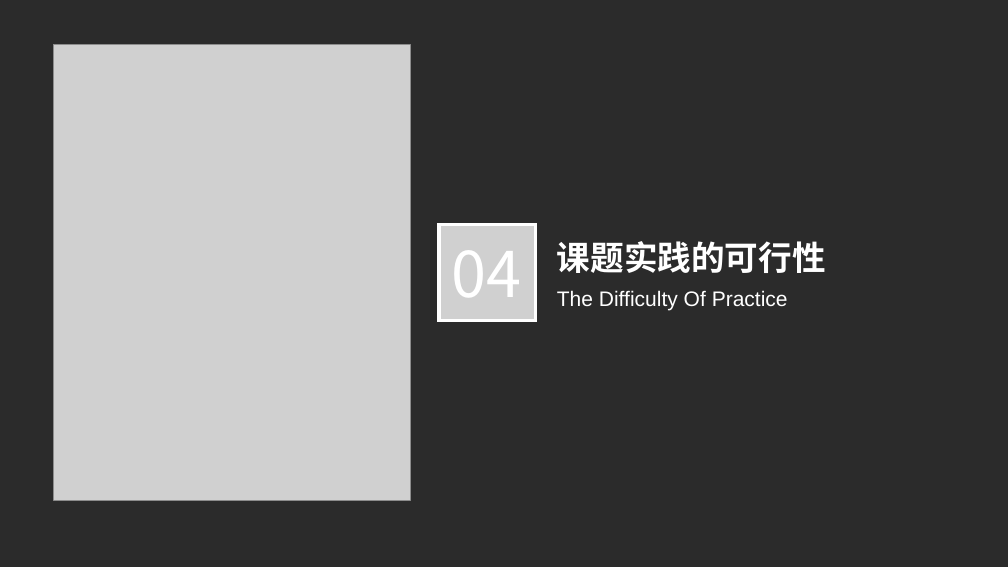
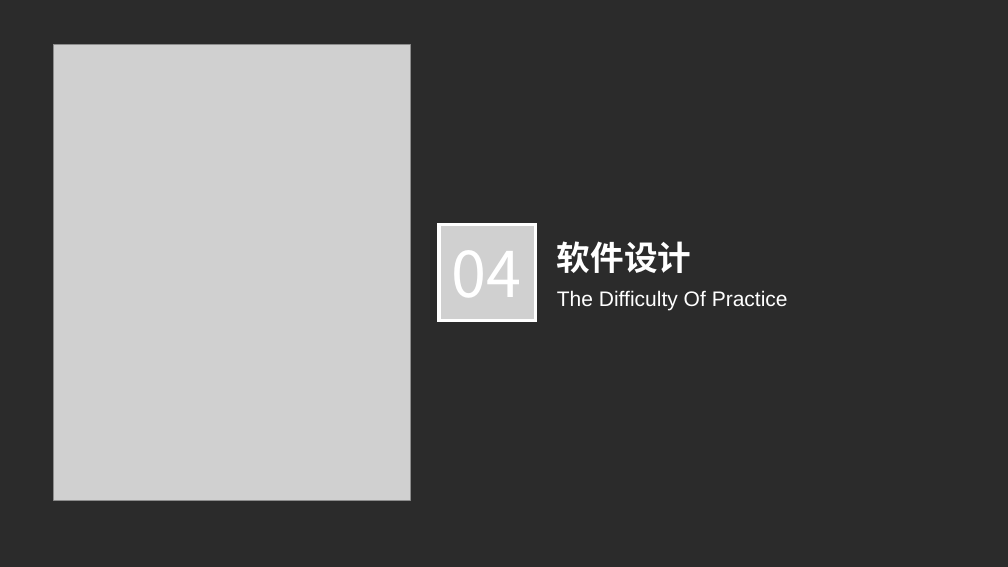
Before and after one commit to zjermery/MulFuncPerCalendar, a slide deck: slide 15 of Dods/论文/毕业论文答辩模板 (5).pptx. Drawn at 1008x567 pixels with LibreOffice and Linux fonts; fonts in the diff are those of the drawing; grey boxes stand for pictures; background and template pictures are left out; a plain dark background stands for a picture behind light text. Boxes give left, top, right and bottom in pixels: in the first picture for what was removed or moved away, otherwise in the second. Text is boxed around its words. In the diff, an @@ line names an element or a change of style, - is before the commit and + after.

```diff
--- a/Dods/论文/毕业论文答辩模板 (5).pptx
+++ b/Dods/论文/毕业论文答辩模板 (5).pptx
@@ text at [557,241,691,273]: text changed @@
-课题实践的可行性
+软件设计
```
Also in this commit, not shown: 9 other slides changed, 2 other files.
